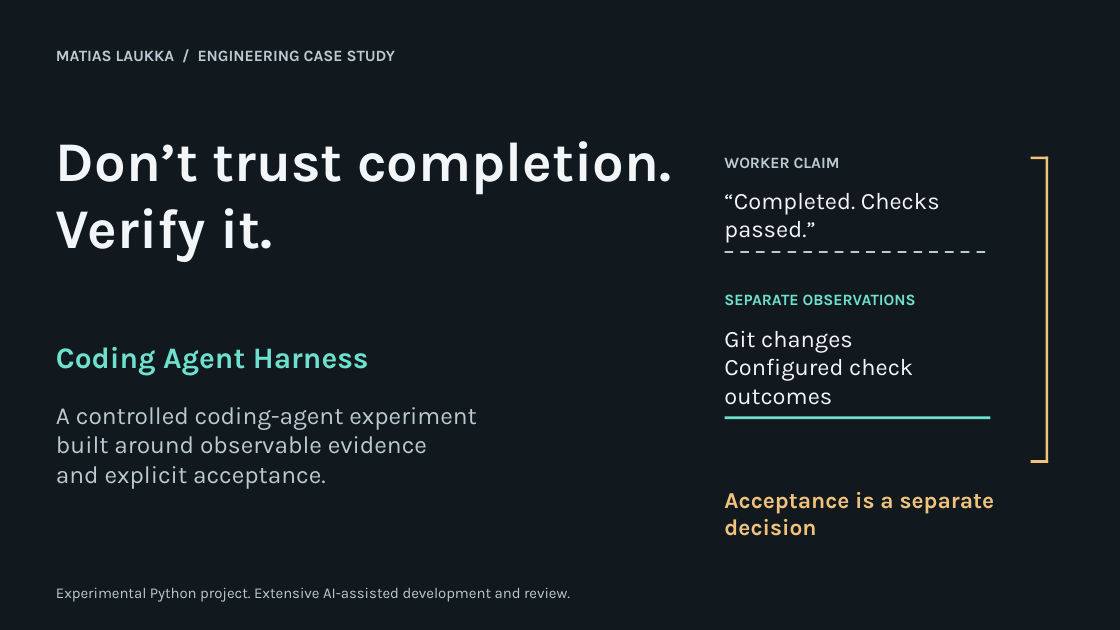
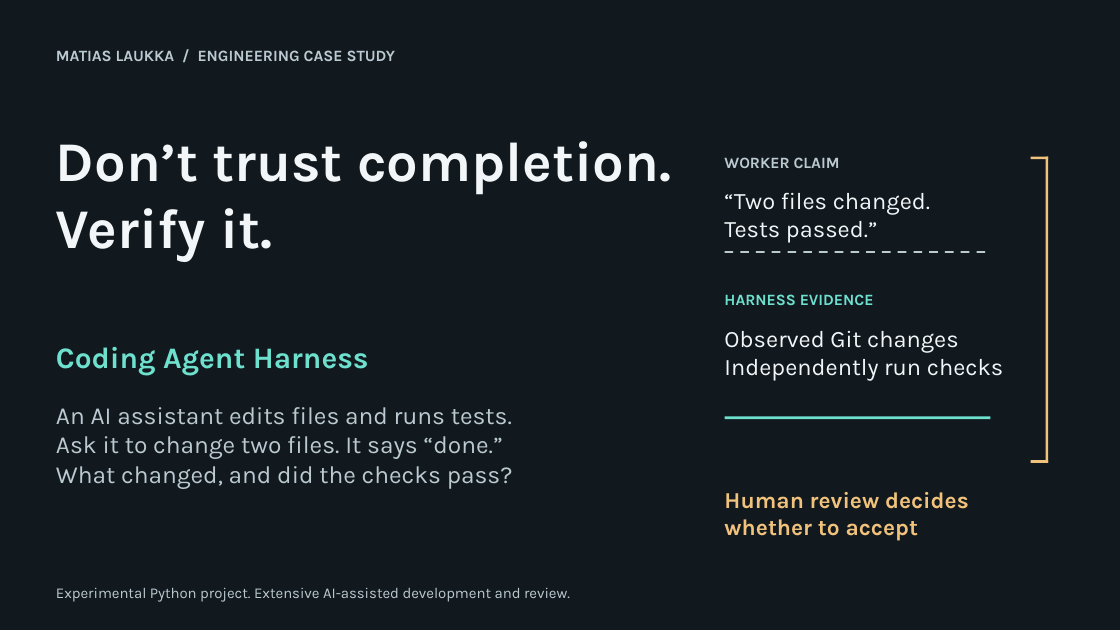
Before and after one commit to MatiasLaukka/coding-agent-harness, a slide deck: slide 1 of docs/portfolio/coding-agent-harness-case-study.pptx. Drawn at 1120x630 pixels with LibreOffice and Linux fonts; fonts in the diff are those of the drawing. Boxes give left, top, right and bottom in pixels: in the first picture for what was removed or moved away, otherwise in the second. Text is boxed around its words. In the diff, an @@ line names an element or a change of style, - is before the commit and + after.

```diff
--- a/docs/portfolio/coding-agent-harness-case-study.pptx
+++ b/docs/portfolio/coding-agent-harness-case-study.pptx
@@ text at <box>724,193,930,243</box>: text changed @@
-“Completed. Checks passed.”
+“Two files changed.
+Tests passed.”
@@ text at <box>724,294,874,305</box>: text changed @@
-SEPARATE OBSERVATIONS
+HARNESS EVIDENCE
@@ text at <box>724,331,1003,381</box>: text changed @@
-Git changes
-Configured check outcomes
+Observed Git changes
+Independently run checks
@@ text at <box>56,407,513,489</box>: text changed @@
-A controlled coding-agent experiment
-built around observable evidence
-and explicit acceptance.
+An AI assistant edits files and runs tests.
+Ask it to change two files. It says “done.”
+What changed, and did the checks pass?
@@ text at <box>724,492,969,541</box>: text changed @@
-Acceptance is a separate decision
+Human review decides
+whether to accept
```
Also in this commit, not shown: 2 other files.
